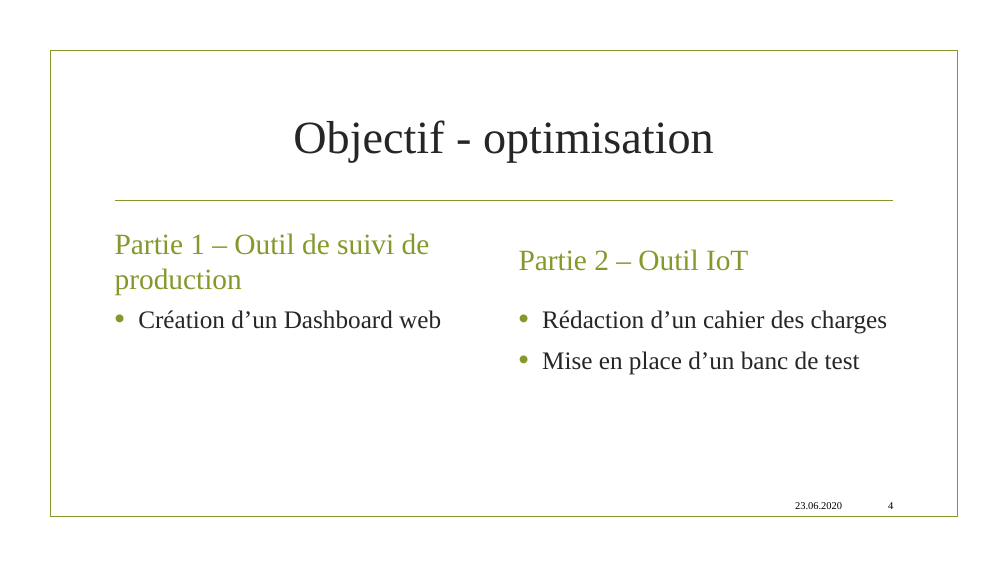
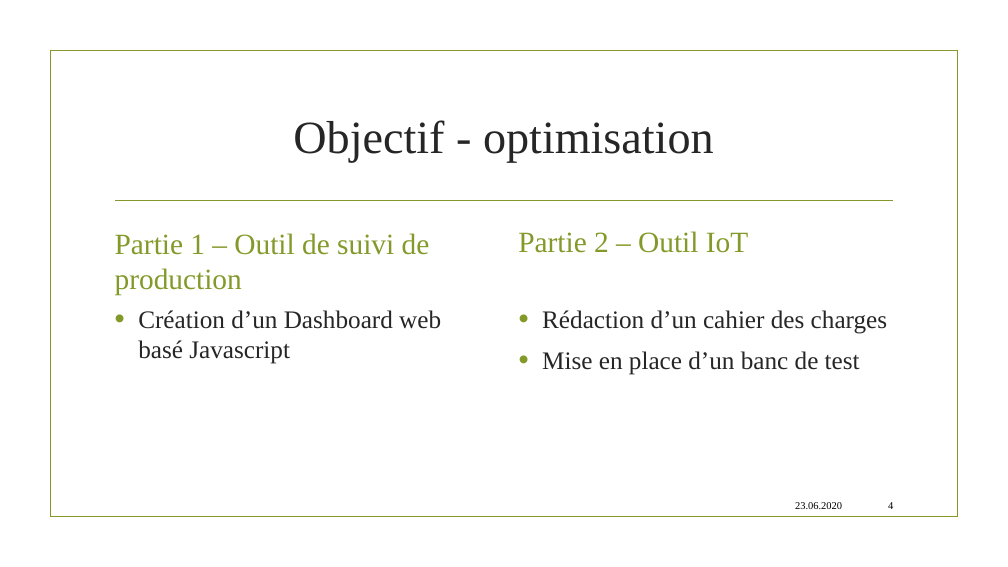
Before and after one commit to Keereslame/TD, a slide deck: slide 4 of Rapport/Présentation intermédiaire.pptx. Drawn at 1008x567 pixels with LibreOffice and Linux fonts; fonts in the diff are those of the drawing; background and template pictures are left out. Boxes give left, top, right and bottom in pixels: in the first picture for what was removed or moved away, otherwise in the second. Text is boxed around its words. In the diff, an @@ line names an element or a change of style, - is before the commit and + after.

```diff
--- a/Rapport/Présentation intermédiaire.pptx
+++ b/Rapport/Présentation intermédiaire.pptx
@@ text "Partie 2 – Outil IoT": place and size @@
-text "Partie 2 – Outil IoT" at [519, 249, 748, 271]
+text "Partie 2 – Outil IoT" at [518, 231, 748, 253]
@@ text at [138, 310, 441, 364]: text changed @@
-• Création d’un Dashboard web
+• Création d’un Dashboard web basé Javascript
```
Also in this commit, not shown: 9 other slides changed, 1 slide removed, 5 other files.
